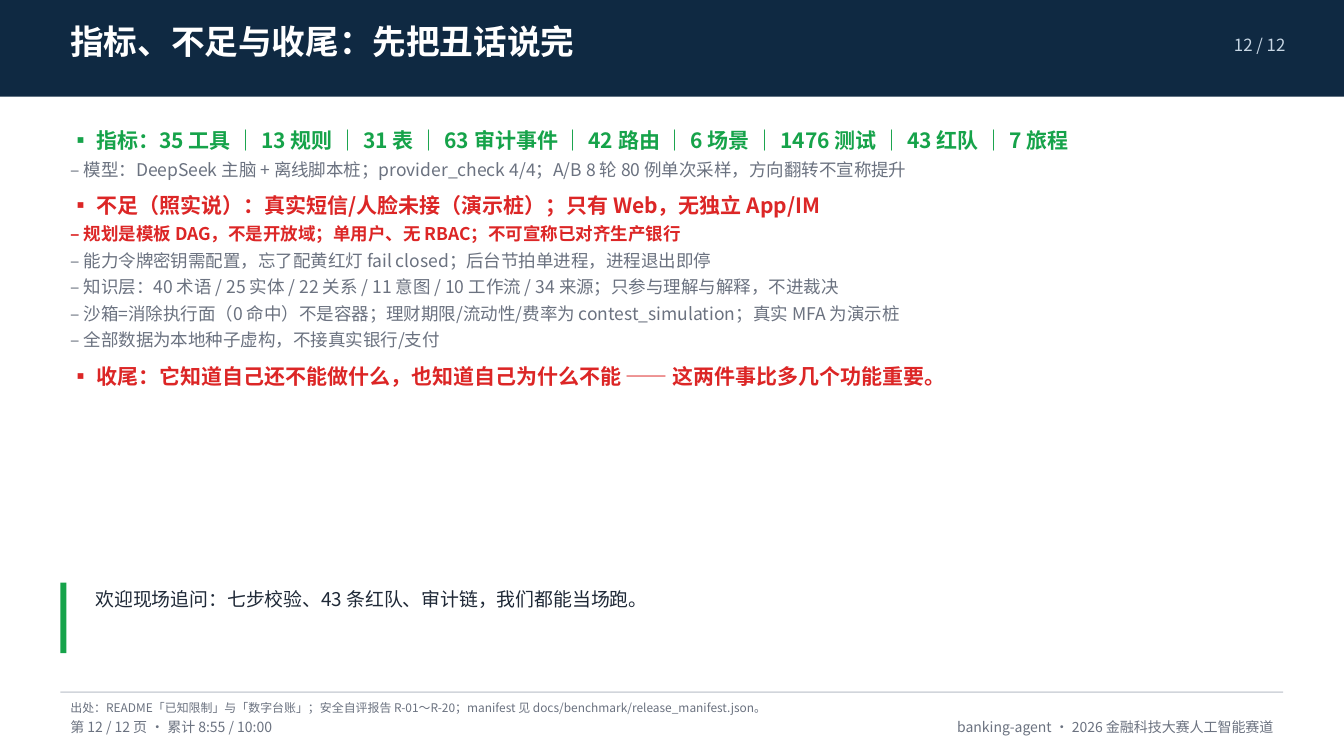
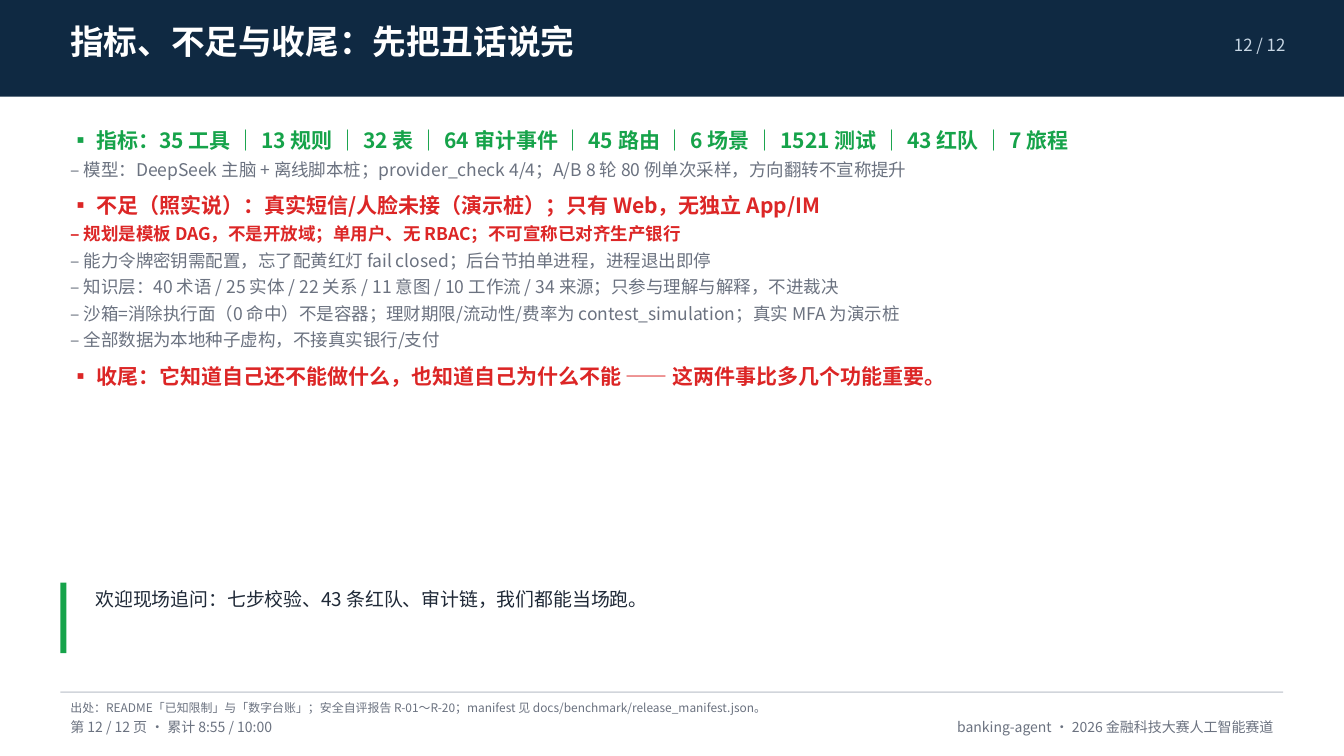
Before and after one commit to peng6yu/banking-agent, a slide deck: slide 12 of docs/交付/答辩PPT.pptx. Drawn at 1344x756 pixels with LibreOffice and Linux fonts; fonts in the diff are those of the drawing. Boxes give left, top, right and bottom in pixels: in the first picture for what was removed or moved away, otherwise in the second. Text is boxed around its words. In the diff, an @@ line names an element or a change of style, - is before the commit and + after.

Commit message:
feat: 逐笔核实 + 会话记忆 + 手动记一笔
- 疑似订阅：merchant_transactions 逐笔明细、detect→subscription、_handle_subscription（核实/定性/列表），管理页按钮改 subscription_check
- 会话记忆：chat_turns 表 + app/chat_history.py（不写 sessions，避免 session.start 审计丢失）、GET /api/chat/history|latest、前端启动回放历史
- 手动记一笔：POST /api/transactions/manual（同日幂等、余额不足 409、审计 transaction.manual）+ 账单页表单
- 测试：test_subscription_check(13)/test_chat_memory(13)/test_manual_transaction(18)；全量 1521 passed / 4 skipped
- 文档与 PPT 数字统一到 1521/4、55.62s、45 路由、32 表、64 事件、95 测试文件

```diff
--- a/docs/交付/答辩PPT.pptx
+++ b/docs/交付/答辩PPT.pptx
@@ text at bbox=[96, 128, 1069, 154]: text changed @@
-▪ 指标：35 工具 ｜ 13 规则 ｜ 31 表 ｜ 63 审计事件 ｜ 42 路由 ｜ 6 场景 ｜ 1476 测试 ｜ 43 红队 ｜ 7 旅程
+▪ 指标：35 工具 ｜ 13 规则 ｜ 32 表 ｜ 64 审计事件 ｜ 45 路由 ｜ 6 场景 ｜ 1521 测试 ｜ 43 红队 ｜ 7 旅程
```
Also in this commit, not shown: 3 other slides changed, 36 other files.
